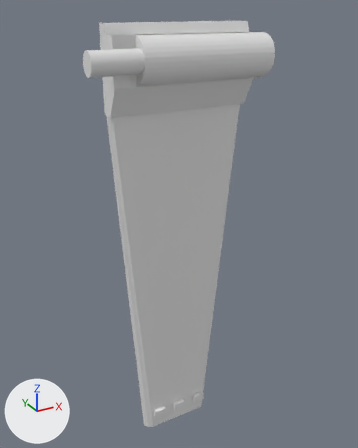
Before and after pictures for a commit that changed the Blender file assets/x_wing_model/x-wing2__.blend.
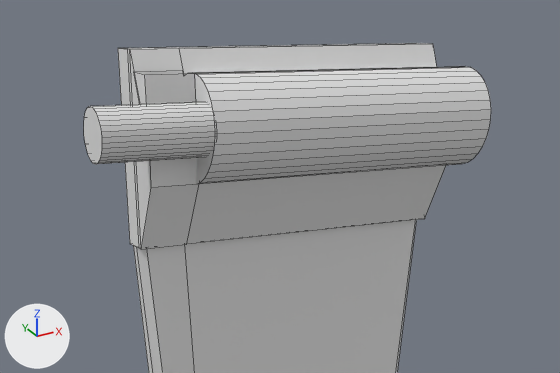
Old and new are each drawn whole from a camera (50 mm lens) standing at (-7.66, -10.15, 0.31) and looking at (-2.13, -0.08, -4.73) and again close up on the part from 12% to 86% of the width and 0% to 39% of the height. The axes (+X, +Y, +Z) are drawn at lower left. The lights are the same throughout. The close-ups show mesh edges as thin lines. The same objects are shown in both versions, whatever each file hides. Materials are left out; every surface is plain grey.
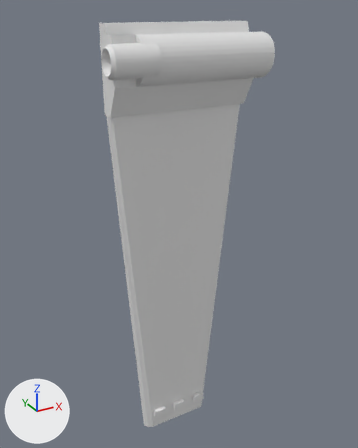
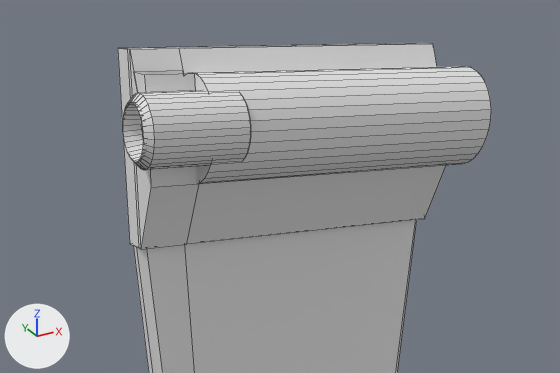
The change in detail:
me_cube_002 is used by ob_cube_002; location (3.1, -0.38, 1.03); rotation (1.571, 0.0, 0.0), in degrees (90, 0, 0).
Verts and faces of me_cube_002; kept vertices keep their numbers, new ones are numbered from 201.
Before the commit, vertices of me_cube_002: 62 (-6.43, -1.25, 0.12) at pixel (196, 74), 63 (-3.22, -1.26, 0.12) at pixel (470, 67), 64 (-6.43, -1.24, 0.02) at pixel (192, 72), 65 (-3.22, -1.25, 0.02) at pixel (465, 66).
me_cube_002 had 201 vertices, 114 faces and spanned x -7.54..-3.22, y -12.13..-1.03, z -0.56..0.54.
me_cube_002 now has 330 vertices, 182 faces and spans x -7.16..-3.22, y -12.13..-1.03, z -0.56..0.62.
me_cube_002 part 1: the loose piece of 63 vertices spanning x -7.54..-6.42, y -1.98..-1.48, z 0.04..0.52 is rebuilt with 96 vertices and now spans x -7.16..-6.13, y -2.05..-1.38, z -0.05..0.62.
me_cube_002 part 2: a new loose piece of 64 vertices spanning x -7.16..-6.99, y -1.98..-1.46, z 0.03..0.55.
Part 3, on me_cube_002:
New faces: (62, 63, 65, 64).

Boxes [x1, y1, x2, y2] around the edits, measured in the close-ups (560 x 373 px):
'Cube.002', reshaped: before [84, 43, 491, 373]; after [118, 43, 491, 373]
part 1 of me_cube_002, rebuilt (6% narrower, 29% taller): before [84, 102, 215, 164]; after [128, 90, 251, 170]
part 2 of me_cube_002, added: after [123, 102, 144, 162]
part 3 of me_cube_002, added: after [195, 66, 467, 74]
